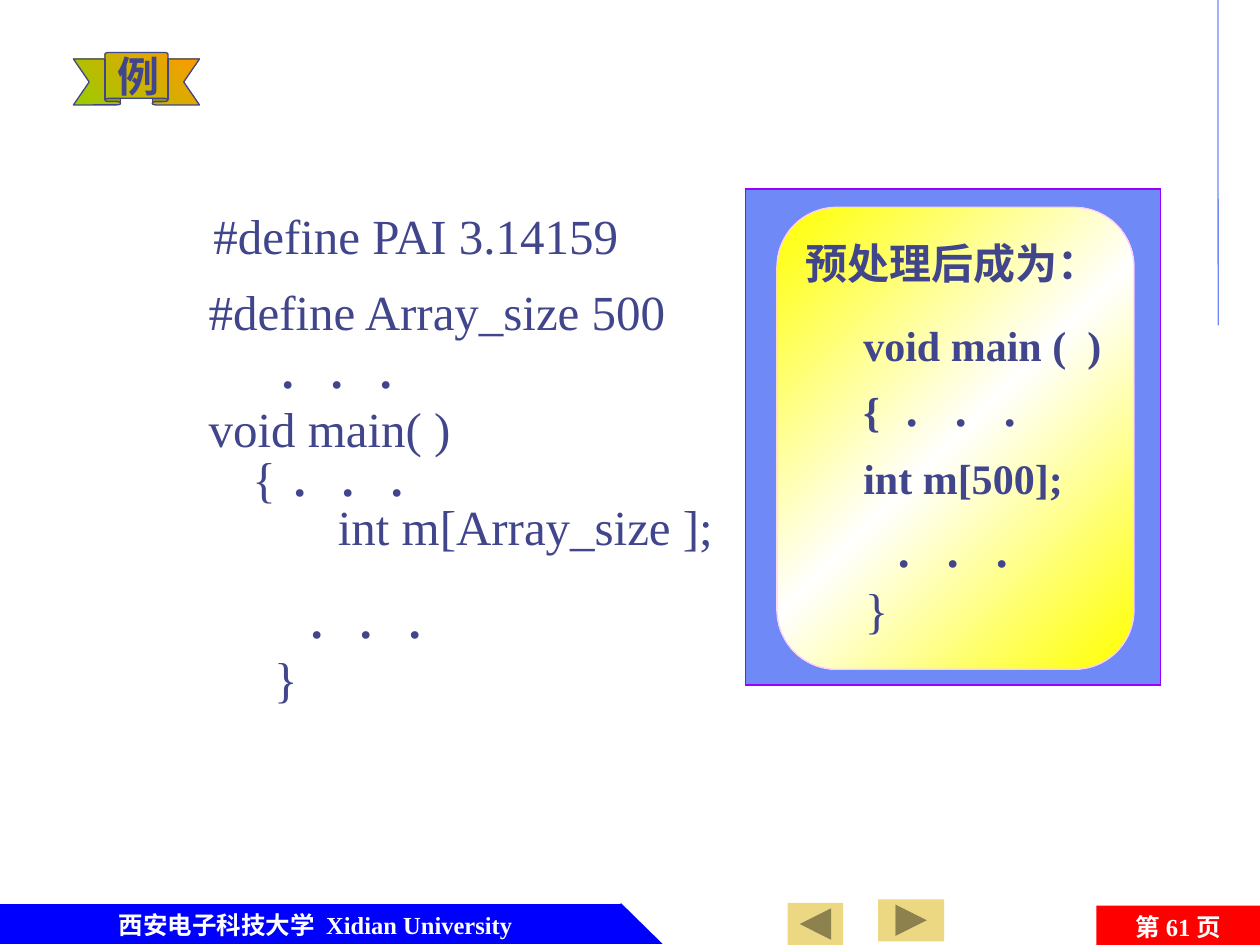
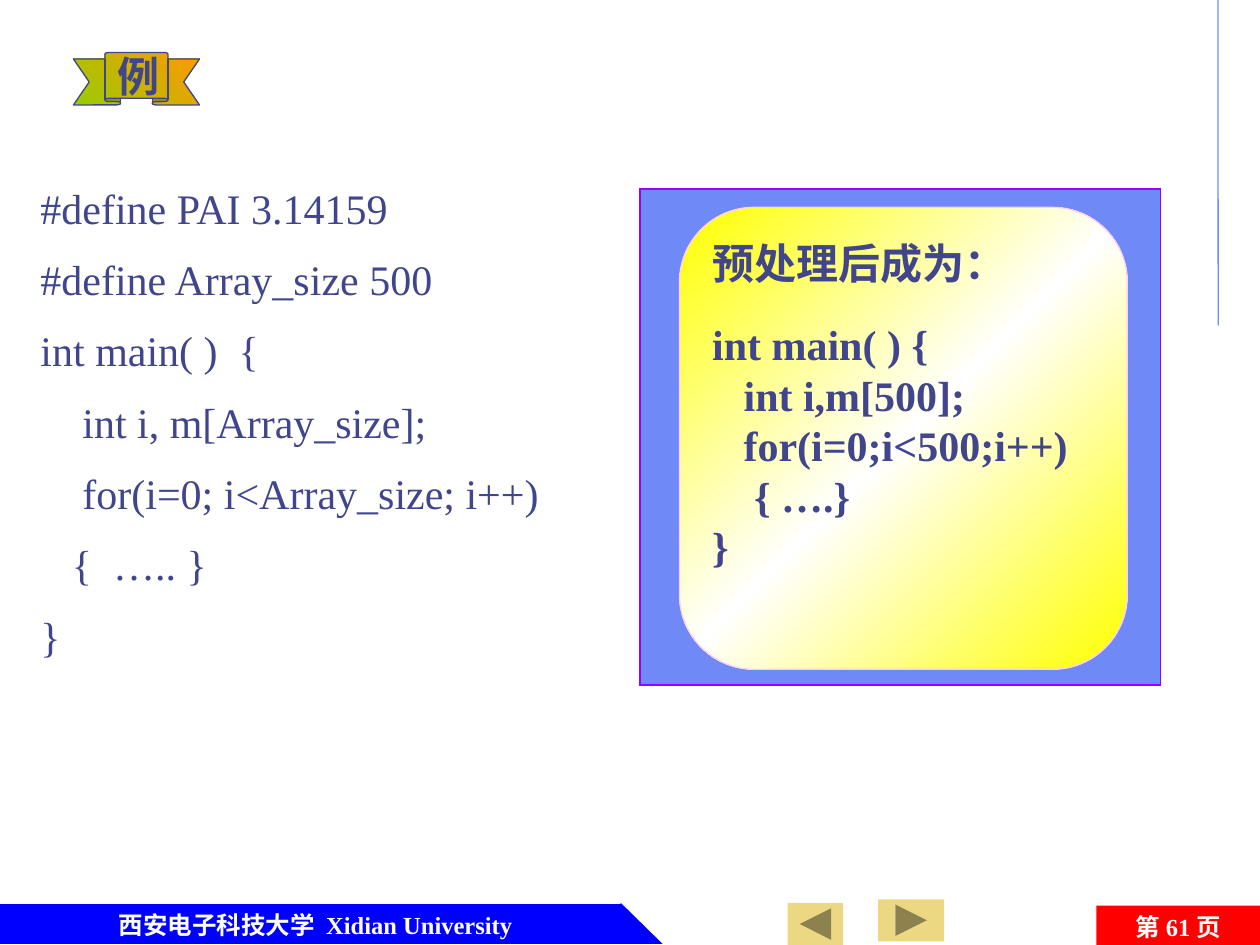
Before and after one commit to jtrfid/C-Repositories, a slide deck: slide 61 of 2016/C语言/课件/第7章 函数及变量存储类型.pptx. Drawn at 1260x945 pixels with LibreOffice and Linux fonts; fonts in the diff are those of the drawing; background and template pictures are left out. Boxes give left, top, right and bottom in pixels: in the first picture for what was removed or moved away, otherwise in the second. Text is boxed around its words. In the diff, an @@ line names an element or a change of style, - is before the commit and + after.

Commit message:
修订

```diff
--- a/2016/C语言/课件/第7章 函数及变量存储类型.pptx
+++ b/2016/C语言/课件/第7章 函数及变量存储类型.pptx
@@ text "#define PAI 3.14159": place and size @@
-text "#define PAI 3.14159" at [213,219,618,255]
+text "#define PAI 3.14159" at [40,194,539,518]
@@ text at [40,194,388,225]: size 28 to 24 pt in "#define PAI 3.14159"; less space between paragraphs @@
@@ rectangle: place and size @@
-rectangle at [746,189,1160,685]
+rectangle at [640,189,1160,685]
@@ rounded rectangle: place and size @@
-rounded rectangle at [777,208,1134,670]
+rounded rectangle at [679,208,1126,670]
@@ text "预处理后成为：": place and size @@
-text "预处理后成为：" at [806,237,1100,290]
+text "预处理后成为：" at [712,237,1006,290]
@@ text at [40,265,539,518]: paragraphs added @@
+#define Array_size 500
+int main( ) {
+int i, m[Array_size];
+for(i=0; i<Array_size; i++)
+{ ….. }
+}
@@ text at [712,331,1068,470]: text changed @@
-void main ( )
+int main( ) {
+int i,m[500];
+for(i=0;i<500;i++)
+{ ….}
+}
@@ text removed at [338,511,671,555] @@
-int m[Array_size ];
@@ group removed at [840,373,1086,645]: 4 texts @@
-{ ．．．
-int m[500];
-．．．
-}
@@ group removed at [209,295,665,714]: 6 texts @@
-#define Array_size 500
-．．．
-void main( )
-{ ．．．
-．．．
-}
```
